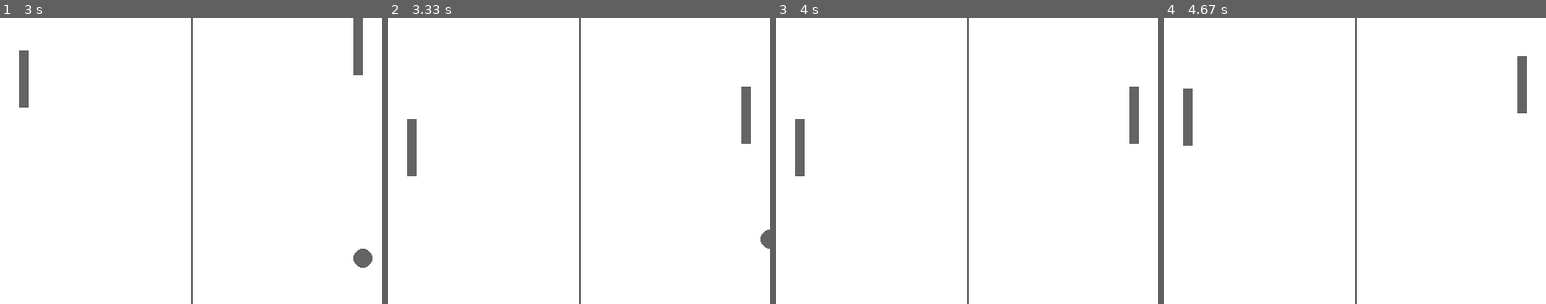
Above: before the commit, frames 1-4 (left to right).
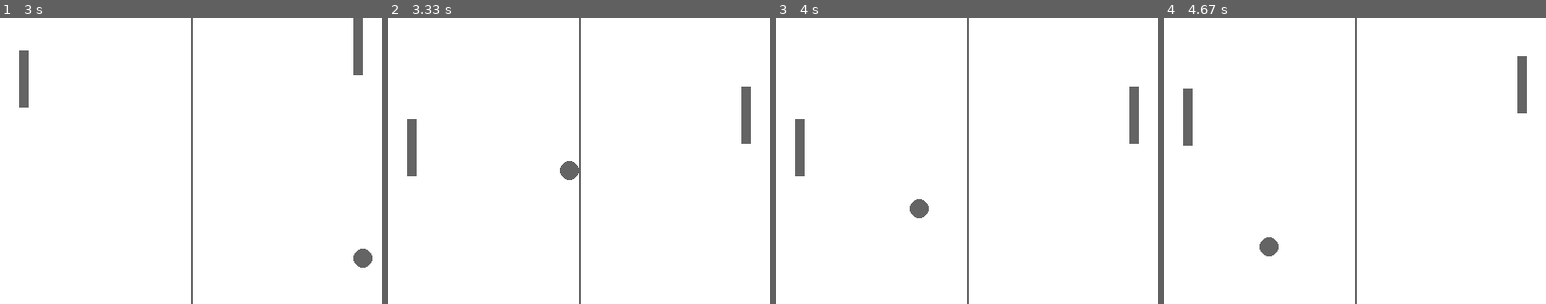
Above: after the commit, the same moments.

Repository: MarcBernstein0/pygame-pong
Game: pygame game, started from main.py
Same seed, same stepped clock (60 frames per second), same inputs: the game is played once before the commit and once after it.
Inputs:
- Up to frame 1 (3 s): hold Up 0.33-0.8 s; hold Down 0.83-1.13 s; hold S 0.83-1.13 s; hold Up 1.17-1.53 s; hold W 1.17-1.53 s; hold Down 1.57-1.93 s; hold S 1.57-1.93 s; hold Up 1.97-2.27 s; hold W 1.97-2.27 s; hold Down 2.3-2.6 s; hold S 2.3-2.6 s; hold Up from 2.63 s (still down); hold W from 2.63 s (still down)
- Up to frame 2 (3.33 s): release Up at 3 s; release W at 3 s; hold Down from 3.03 s (still down); hold S from 3.03 s (still down)
- Up to frame 3 (4 s): release Down at 3.4 s; release S at 3.4 s; hold Up 3.43-3.73 s; hold W 3.43-3.73 s; hold Down from 3.77 s (still down); hold S from 3.77 s (still down)
- Up to frame 4 (4.67 s): release Down at 4.07 s; release S at 4.07 s; hold Up 4.1-4.47 s; hold W 4.1-4.47 s; hold Down from 4.5 s (still down); hold S from 4.5 s (still down)

Frame 1 is identical in both runs. In frame 2, 0.4% of the frame differs, in the area x 45-100%, y 50-81%; in frame 3, 0.3%; in frame 4, 0.3%.

Commit message:
add hit detection for paddles

Diff:
--- a/main.py
+++ b/main.py
@@ -24,6 +24,13 @@
 
 # BALL Variables
 BALLSIZE = 10
+
+def reset_ball(right_player_win):
+    ball_X = WINDOW_WIDTH // 2
+    ball_Y = WINDOW_HEIGHT // 2
+    ball_Y_momentum = random.choice([-1, 1])
+    ball_X_momentum =  1 if right_player_win else -1
+    return ball_X, ball_Y, ball_Y_momentum, ball_X_momentum
 
 # Main function with game loop
 def main():
@@ -77,7 +84,18 @@
             ball_Y_momentum = 1
         if ball_Y > WINDOW_HEIGHT - BALLSIZE: # ball has hit the bottom
             ball_Y_momentum = -1
+        if ball_X <= BALLSIZE: # Left player loses
+            ball_X, ball_Y, ball_Y_momentum, ball_X_momentum = reset_ball(True)
+        if ball_X >= WINDOW_WIDTH - BALLSIZE: # Right player loses
+            ball_X, ball_Y, ball_Y_momentum, ball_X_momentum = reset_ball(False)
 
+        # Ball has hit the paddles
+        if ball_X <= PADDLEINSET + PADDLEWIDTH and ball_X > PADDLEINSET: # check if the ball has hit the left paddle
+            if left_paddle_y < ball_Y and left_paddle_y + PADDLEHEIGHT > ball_Y:
+                ball_X_momentum = 1
+        if ball_X >= WINDOW_WIDTH - PADDLEINSET - PADDLEWIDTH and ball_X < WINDOW_WIDTH - PADDLEINSET: # check if the ball has hit the right paddle
+            if right_paddle_y < ball_Y and right_paddle_y + PADDLEHEIGHT > ball_Y:
+                ball_X_momentum = -1
 
         # Processing
         # pygame.Rect obj for holding rect coordinates
